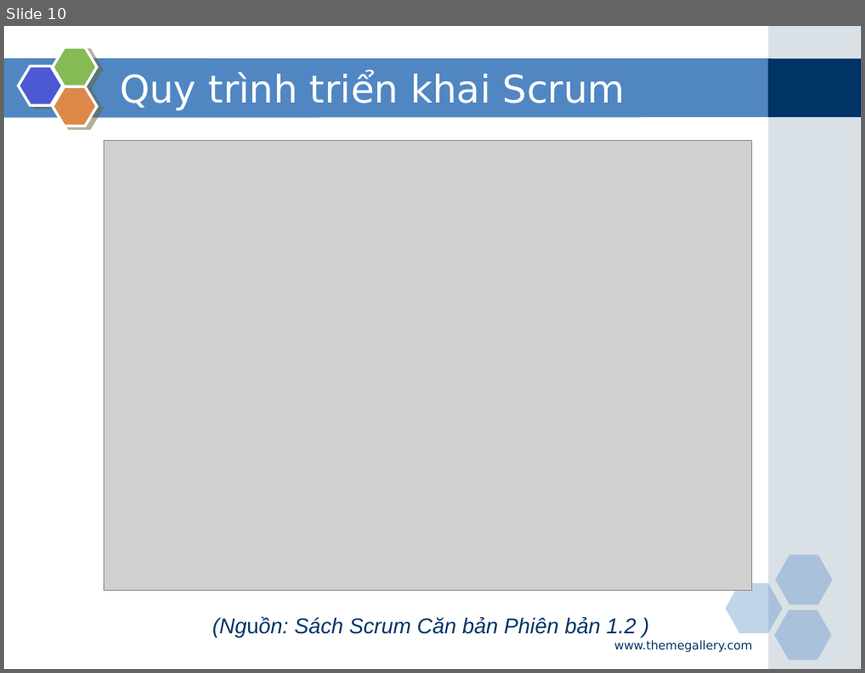
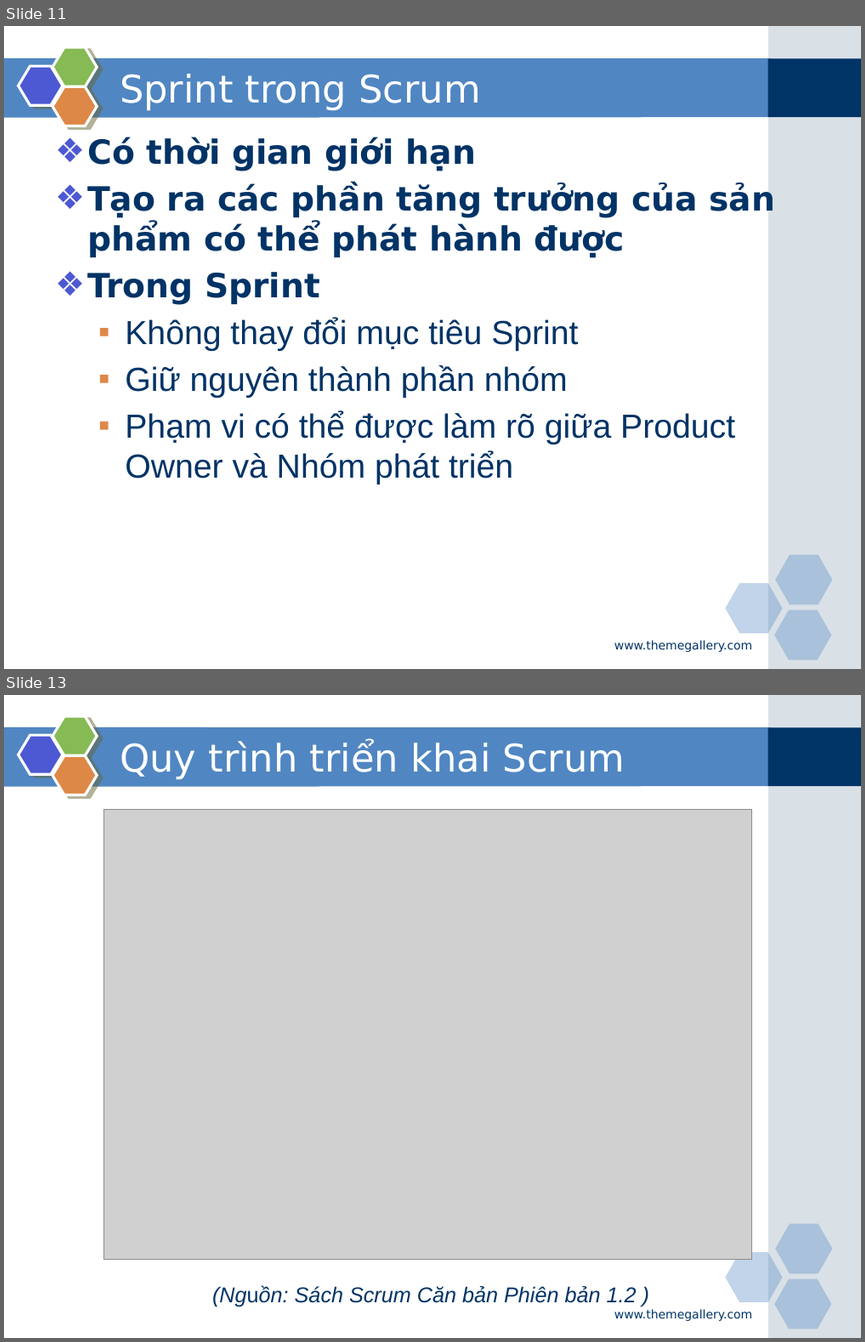
Before and after one commit to phamduong/graduation-project-agile-tool, a slide deck: Báo cáo/Slide bao cao.pptx. Shown one above the other, each under a label of ours: slide 10 before the commit, slides 11 and 13 after it; the slides between them are not shown. The pictures are 865x673 and 865x1342 pixels, drawn with LibreOffice and Linux fonts; fonts in the diff are those of the drawing; grey boxes stand for pictures. Boxes give left, top, right and bottom in pixels: in the first picture for what was removed or moved away, otherwise in the second. Text is boxed around its words. In the diff, an @@ line names an element or a change of style, - is before the commit and + after.

```diff
--- a/Báo cáo/Slide bao cao.pptx
+++ b/Báo cáo/Slide bao cao.pptx
@@ slide 11 added at <box>4,26,861,669</box>, background #FFFFFF; not listed: 9 template elements that a slide beside it also shows @@
@@ title added at <box>120,74,481,111</box>, 32 pt, text #FFFFFF @@
+Sprint trong Scrum
@@ text added at <box>87,137,776,484</box>, 28 pt, text #003366 @@
+❖ Có thời gian giới hạn
+❖ Tạo ra các phần tăng trưởng của sản phẩm có thể phát hành được
+❖ Trong Sprint
+  ▪ Không thay đổi mục tiêu Sprint
+  ▪ Giữ nguyên thành phần nhóm
+  ▪ Phạm vi có thể được làm rõ giữa Product Owner và Nhóm phát triển
@@ text added at <box>614,640,752,652</box>, 10 pt, text #003366 @@
+www.themegallery.com
@@ what was slide 10 is now slide 13 @@
```
Also in this commit, not shown: 4 slides changed, 8 other slides added, 18 slides removed, 13 other files.
